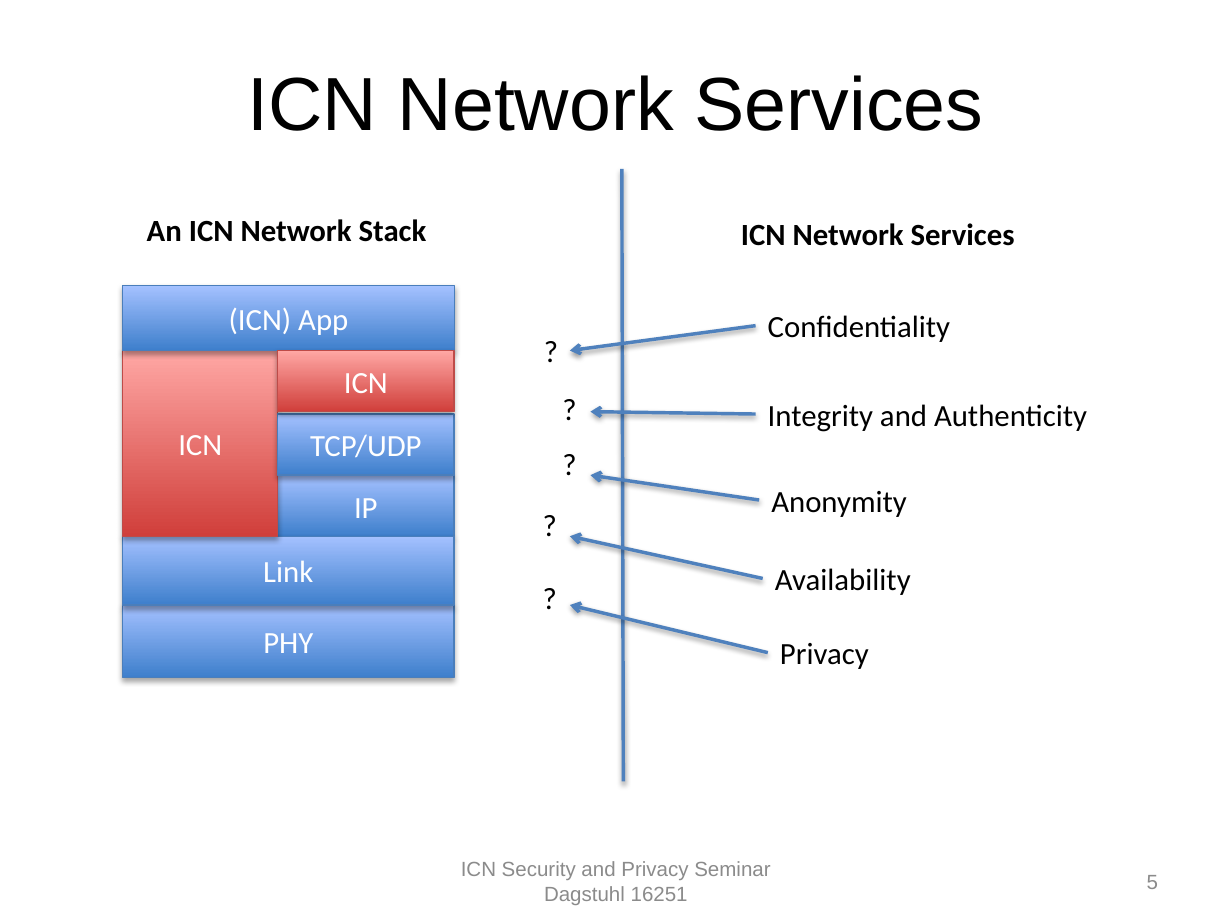
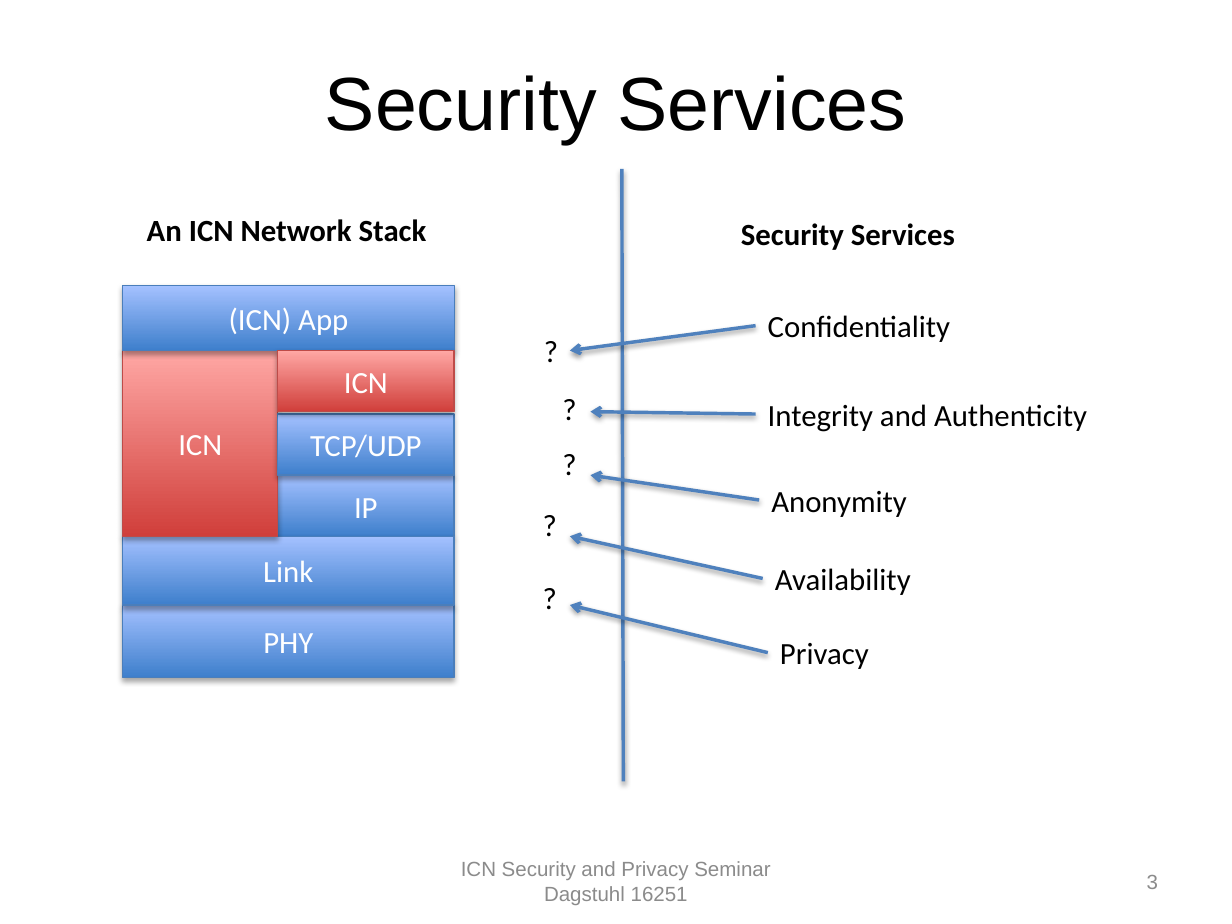
Before and after one commit to chris-wood/dagstuhl16-icn-privacy, a slide deck: slide 3 of talks/crypto_overview.pptx (slide 5 before the commit). Drawn at 1232x924 pixels with LibreOffice and Linux fonts; fonts in the diff are those of the drawing; background and template pictures are left out. Boxes give left, top, right and bottom in pixels: in the first picture for what was removed or moved away, otherwise in the second. Text is boxed around its words. In the diff, an @@ line names an element or a change of style, - is before the commit and + after.

```diff
--- a/talks/crypto_overview.pptx
+++ b/talks/crypto_overview.pptx
@@ title at [325, 75, 907, 145]: text changed @@
-ICN Network Services
+Security Services
@@ text at [741, 223, 955, 250]: text changed @@
-ICN Network Services
+Security Services
@@ page number at [1147, 875, 1158, 889]: text changed @@
-5
+3
```
Also in this commit, not shown: 27 other slides changed, 3 slides added, 14 slides removed.
